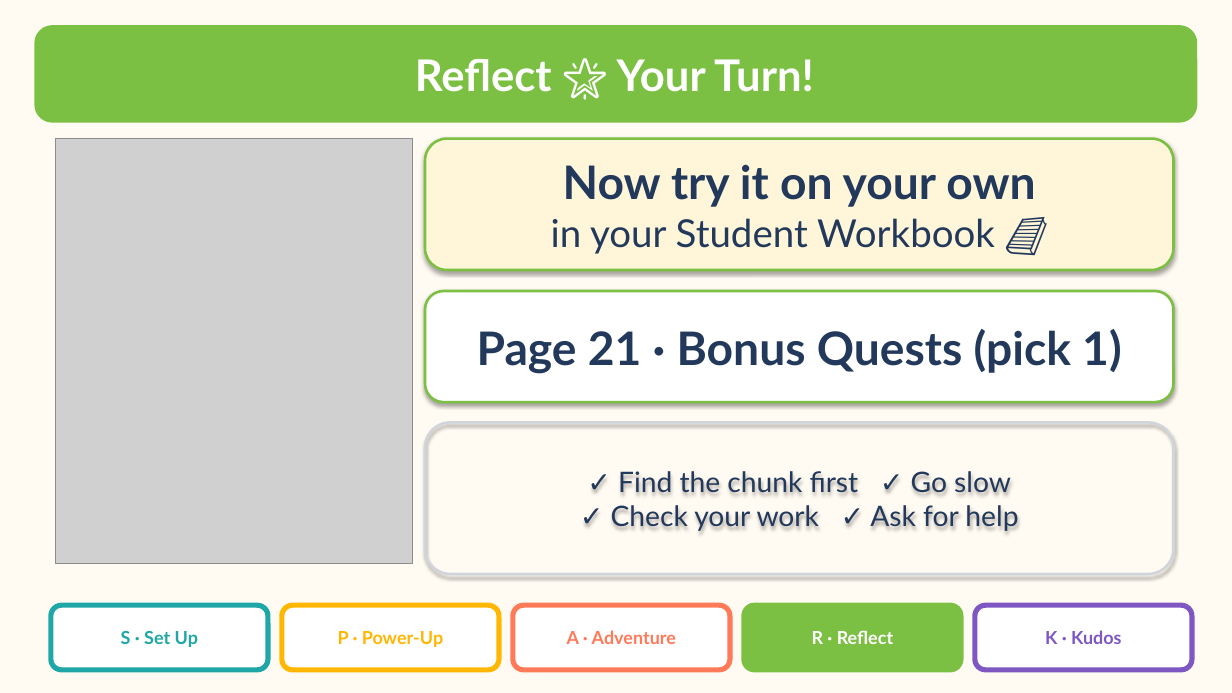
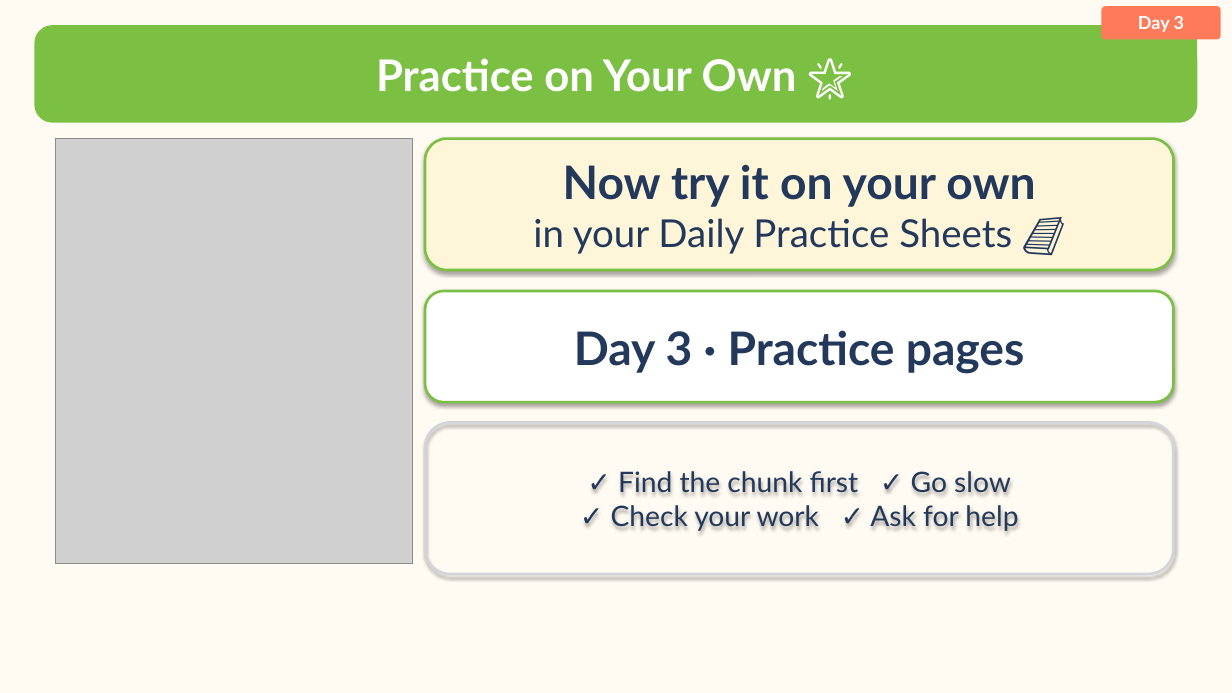
Before and after one commit to Silkwormx/island-readers, a slide deck: slide 52 of teachers/ng/Lesson3.1_ng_Slide_Presentation.pptx (slide 68 before the commit). Drawn at 1232x693 pixels with LibreOffice and Linux fonts; fonts in the diff are those of the drawing; grey boxes stand for pictures. Boxes give left, top, right and bottom in pixels: in the first picture for what was removed or moved away, otherwise in the second. Text is boxed around its words. In the diff, an @@ line names an element or a change of style, - is before the commit and + after.

Commit message:
Teacher materials page in Grown-up corner; one-file teacher packs + daily practice sheets (ng 3-day deck, new ng Day 1 sheets, nk Ears Only slides); split nk story p11/p12; cache ir-20261103i

```diff
--- a/teachers/ng/Lesson3.1_ng_Slide_Presentation.pptx
+++ b/teachers/ng/Lesson3.1_ng_Slide_Presentation.pptx
@@ rounded rectangle added at (1102, 6, 1221, 40), fill #FF7A59, 14 pt, text #FFFFFF, bold @@
+Day 3
@@ text at (376, 58, 797, 92): text changed @@
-Reflect 🌟 Your Turn!
+Practice on Your Own 🌟
@@ text in rounded rectangle at (533, 218, 1012, 254): text changed @@
-in your Student Workbook 📘
+in your Daily Practice Sheets 📘
@@ text in rounded rectangle at (574, 330, 1025, 373): text changed @@
-Page 21 · Bonus Quests (pick 1)
+Day 3 · Practice pages
@@ rounded rectangle removed at (51, 605, 268, 670) @@
@@ rounded rectangle removed at (282, 605, 499, 670) @@
@@ rounded rectangle removed at (513, 605, 730, 670) @@
@@ rounded rectangle removed at (744, 605, 961, 670) @@
@@ rounded rectangle removed at (975, 605, 1192, 670) @@
@@ text removed at (121, 631, 198, 647) @@
-S · Set Up
@@ text removed at (338, 631, 443, 647) @@
-P · Power-Up
@@ text removed at (567, 630, 676, 644) @@
-A · Adventure
@@ text removed at (812, 630, 893, 644) @@
-R · Reflect
@@ text removed at (1045, 630, 1121, 644) @@
-K · Kudos
```
Also in this commit, not shown: 46 other slides changed, 5 slides added, 21 slides removed, 19 other files.
